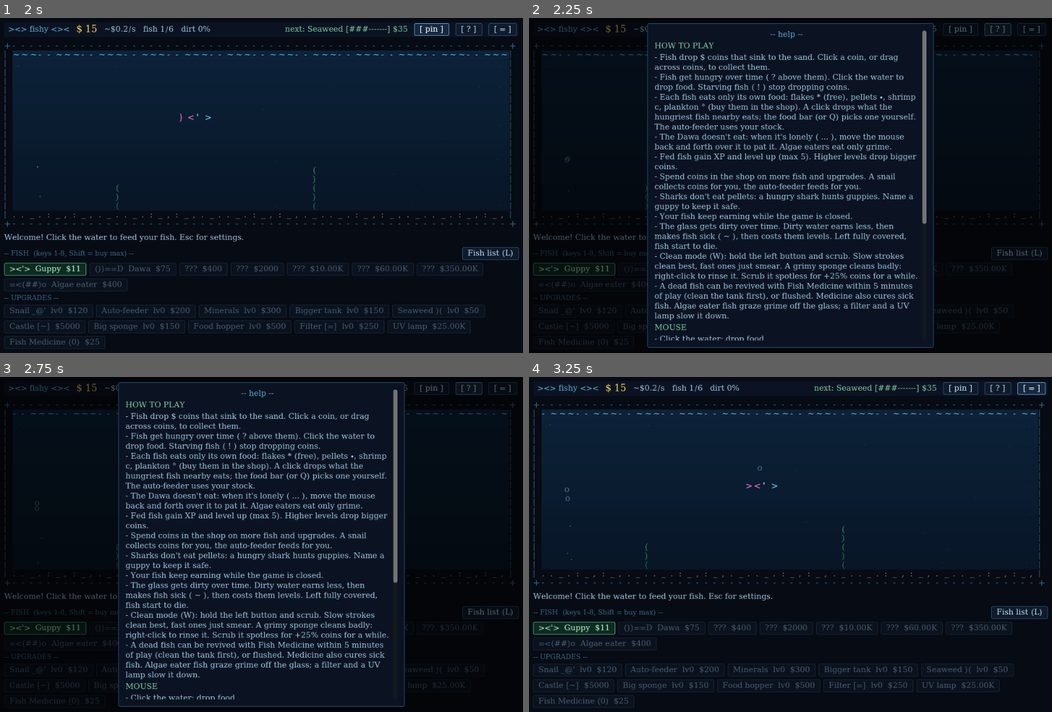
Above: before the commit, frames 1-4 (two rows, left to right).
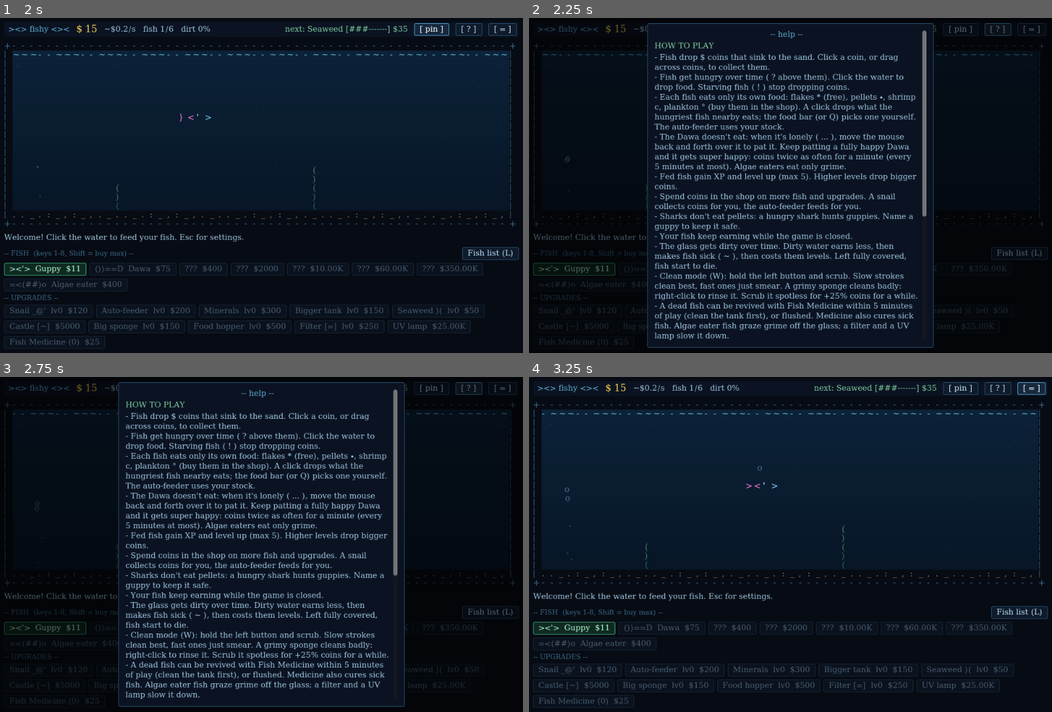
Above: after the commit, the same moments.

Repository: dapss/fishy
Game: Godot game, scene res://main.tscn
Two runs of this game, one before a commit and one after it. Both use one fixed random seed, a clock stepped at 60 frames per second and the inputs below.
Inputs:
- Up to frame 1 (2 s): click "[ pin ]" at 0.5 s; click "[ unpin ]" at 1.25 s
- Up to frame 2 (2.25 s): click "[ ? ]" at 2 s
- Up to frame 3 (2.75 s): no input
- Up to frame 4 (3.25 s): click "[ = ]" at 2.75 s

Frame 1 is identical in both runs. In frame 2, 8.4% of the frame differs, in the area x 24-76%, y 37-97%; in frame 3, 8.4%; in frame 4, nothing differs.

Commit message:
Dawa droops and overloads; algae eaters graze properly
- A lonely Dawa droops in two stages (head curving down), mopes slower
  near the bottom, and hops when patted.
- Happiness overload: six more pats on a fully happy Dawa give a white
  flash, fireworks and 60 s of super happy (coins twice as often,
  rainbow colors, ^-^), with a 5 minute cooldown.
- Algae eaters crawl along nearby grime and are fed by what they
  scrape off, instead of swimming past it and starving. With dirt
  turned off they never go hungry.
- Help, changelog (v0.4.1) and README updated.

Diff:
--- a/scripts/changelog.gd
+++ b/scripts/changelog.gd
@@ -4,6 +4,14 @@
 extends RefCounted
 
 const ENTRIES := [
+	{
+		"version": "0.4.1",
+		"notes": [
+			"A lonely Dawa droops: its head curves down, more the lonelier it gets. A pat perks it up.",
+			"Happiness overload: keep patting a fully happy Dawa and it bursts with joy. Super happy Dawas drop coins twice as often for a minute.",
+			"Algae eaters graze properly: they crawl along a patch of grime eating it, instead of swimming past it and starving. With dirt turned off they never go hungry.",
+		],
+	},
 	{
 		"version": "0.4.0",
 		"notes": [
--- a/scripts/data.gd
+++ b/scripts/data.gd
@@ -58,6 +58,19 @@
 			["C==((}"],
 		],
 		"mask": ["a  aa"],
+		# A lonely Dawa droops: its head curves down, more the lonelier it is.
+		"moods": {
+			"sad": {
+				"frames": [["())=-.", "     D"], ["{))=-.", "     D"]],
+				"left": [[".-=(()", "C"], [".-=((}", "C"]],
+				"mask": ["a  aa"],
+			},
+			"sadder": {
+				"frames": [["())-.", "    \\", "     D"], ["{))-.", "    \\", "     D"]],
+				"left": [[" .-(()", " /", "C"], [" .-((}", " /", "C"]],
+				"mask": ["a  a"],
+			},
+		},
 	},
 	{
 		"name": "Classic", "icon": "><((((o>", "cost": 400, "value": 22, "interval": 8.0, "speed": 3.0,
@@ -225,6 +238,10 @@
 const PAT_STROKE := 2.5
 const PAT_VALUE := 0.15                   # happiness per pat (a meal is 0.5)
 const PATS_PER_XP := 3
+# Happiness overload: keep patting a fully happy Dawa and it bursts with joy.
+const OVERLOAD_PATS := 6                  # extra pats in a row, when already full
+const SUPER_TIME := 60.0                  # super happy: coins twice as often
+const SUPER_COOLDOWN := 300.0             # from one burst to the next
 # Treats, bought and used at once. Priced from your income.
 const GOURMET_TIME := 600.0               # double XP from food and pats
 const GOLDEN_TIME := 300.0                # coins are worth more
--- a/scripts/help_card.gd
+++ b/scripts/help_card.gd
@@ -10,7 +10,7 @@
 		"Fish drop $ coins that sink to the sand. Click a coin, or drag across coins, to collect them.",
 		"Fish get hungry over time ( ? above them). Click the water to drop food. Starving fish ( ! ) stop dropping coins.",
 		"Each fish eats only its own food: flakes * (free), pellets \u2022, shrimp c, plankton \u00b0 (buy them in the shop). A click drops what the hungriest fish nearby eats; the food bar (or Q) picks one yourself. The auto-feeder uses your stock.",
-		"The Dawa doesn't eat: when it's lonely ( ... ), move the mouse back and forth over it to pat it. Algae eaters eat only grime.",
+		"The Dawa doesn't eat: when it's lonely ( ... ), move the mouse back and forth over it to pat it. Keep patting a fully happy Dawa and it gets super happy: coins twice as often for a minute (every 5 minutes at most). Algae eaters eat only grime.",
 		"Fed fish gain XP and level up (max 5). Higher levels drop bigger coins.",
 		"Spend coins in the shop on more fish and upgrades. A snail collects coins for you, the auto-feeder feeds for you.",
 		"Sharks don't eat pellets: a hungry shark hunts guppies. Name a guppy to keep it safe.",
--- a/scripts/main.gd
+++ b/scripts/main.gd
@@ -1751,6 +1751,13 @@
 	elif cf.weak > 0.0:
 		status = "\nStill weak: no coins for %ds." % int(ceil(cf.weak))
 	status += _species_note(cf.species, "\n")
+	if Data.food_of(cf.species) == "pat":
+		if cf.super_time > 0.0:
+			status += "\nSUPER HAPPY! Coins twice as often for %ds." % int(ceil(cf.super_time))
+		elif cf.super_cd > 0.0:
+			status += "\nCan get super happy again in %s." % Data.fmt_time(cf.super_cd)
+		else:
+			status += "\nWhen it's fully happy, keep patting it..."
 	fish_card.update_stats("Level  %s\n%s [%s%s]\nDrops  $%s every %ss%s" % [
 		lv_txt, "Happy " if Data.food_of(cf.species) == "pat" else "Food  ", "#".repeat(bars), "-".repeat(10 - bars), Data.fmt(tank.fish_value(cf)),
 		str(Data.SPECIES[cf.species].interval), status], "Sell for $%s" % Data.fmt(sell_value(cf)),
@@ -2114,7 +2121,7 @@
 		if k == "flakes" or (_save_predates_food and Data.PAID_FOODS.has(k)):
 			fed = 1.0 if upgrades.feeder > 0 else 0.0
 		elif k == "algae":
-			fed = 1.0 if dirt_after >= 0.1 else 0.0
+			fed = 1.0 if dirt_after >= 0.1 or not settings.values.dirt else 0.0
 		elif share.has(k):
 			fed = share[k]
 			if fed < 1.0:
--- a/scripts/tank.gd
+++ b/scripts/tank.gd
@@ -54,6 +54,11 @@
 const C_BONE := Color("d8d2c0")
 const C_CHOMP := Color("ff6b6b")
 const HUNT_AT := 0.5              # sharks hunt once this hungry: about a guppy a minute
+# Algae eaters: how much glass they scrape (cells), how hard, and how much
+# the grime they eat fills them up.
+const GRAZE_RADIUS := Vector2(2.2, 1.2)
+const GRAZE_POWER := 0.6
+const GRAZE_FOOD := 0.06
 const GRIME := [".", ".,", ":;", ";%", "%&", "#&%", "#@&"]
 # Sponge physics. Speeds are in cells per second.
 const SPONGE_POWER := 0.75        # share of the grime one slow pass takes
@@ -89,6 +94,10 @@
 	var weak := 0.0           # just revived: no coins for a while
 	var pat_dist := 0.0       # Dawa: how far the mouse has stroked it since the last pat
 	var pats := 0
+	var overload := 0         # pats in a row while already fully happy
+	var last_pat := -99.0
+	var super_time := 0.0     # super happy: coins twice as often
+	var super_cd := 0.0       # until it can get super happy again
 
 
 var font: Font
@@ -107,6 +116,9 @@
 var gourmet_time := 0.0   # treat: double XP
 var golden_time := 0.0    # treat: coins worth more
 var _out_warned := {}     # kind -> time of the last "sold out" warning
+var sparks: Array = []    # fireworks: {pos, vel, life, glyph, color}
+var flashes: Array = []   # {pos (cells), life}
+var _mood_sprites := {}   # species -> mood -> sprite (the droopy Dawa)
 var coins: Array = []     # {pos, value, landed, life}
 var bubbles: Array = []   # {pos, speed, seed}
 var popups: Array = []    # {text, pos, life, color}
@@ -161,6 +173,11 @@
 	mouse_filter = Control.MOUSE_FILTER_STOP
 	for i in Data.SPECIES.size():
 		_sprites[i] = _build_sprite(Data.SPECIES[i])
+		var moods: Dictionary = Data.SPECIES[i].get("moods", {})
+		if not moods.is_empty():
+			_mood_sprites[i] = {}
+			for m in moods:
+				_mood_sprites[i][m] = _build_sprite(moods[m])
 	for i in 18:
 		motes.append({
 			"pos": Vector2(randf() * cols, randf() * rows),
@@ -327,6 +344,8 @@
 	foods.clear()
 	coins.clear()
 	popups.clear()
+	sparks.clear()
+	flashes.clear()
 	snails.clear()
 	hovered = null
 
@@ -356,7 +375,7 @@
 	var r := 0.0
 	for f in fishes:
 		if f.hunger < 1.0 and not f.dead and f.weak <= 0.0:
-			r += fish_value(f) / float(Data.SPECIES[f.species].interval)
+			r += fish_value(f) / coin_interval(f)
 	return r
 
 
@@ -551,6 +570,11 @@
 		f.hunger = min(1.0, f.hunger + dt / Data.HUNGER_TIME)
 		f.weak = maxf(0.0, f.weak - dt)
 		var spd := f.speed * (0.5 if f.sick else 1.0)
+		f.super_time = maxf(0.0, f.super_time - dt)
+		f.super_cd = maxf(0.0, f.super_cd - dt)
+		var mope := mood(f)
+		if mope != "":
+			spd *= 0.45 if mope == "sadder" else 0.65   # mopes around near the bottom
 		var chasing := false
 		var center := f.pos + Vector2(f.w, f.h) * 0.5
 		var hunter := is_hunter(f)
@@ -573,11 +597,18 @@
 					spd *= 1.5
 					chasing = true
 					break
-		elif _is_cleaner(f) and dirt_enabled:
-			# Grime is food too: grazing on it keeps an algae eater fed.
-			if dirt_at(center) > 0.15:
+		elif _is_cleaner(f):
+			if not dirt_enabled:
+				# No grime with dirt turned off: there's always some algae about.
 				f.hunger = maxf(0.0, f.hunger - dt * 2.0 / Data.HUNGER_TIME)
-			dirt.nibble(_glass_uv(center), Vector2(2.2 / cols, 1.2 / maxf(1.0, sand_row())), (0.25 if f.sick else 0.5) * dt)
+			else:
+				# Grime is its food: what it scrapes off the glass feeds it.
+				var got := dirt.wipe(_glass_uv(center), _glass_uv(center), GRAZE_RADIUS / Vector2(cols, maxf(1.0, sand_row())),
+					GRAZE_POWER * (0.5 if f.sick else 1.0) * dt, 0.0)
+				f.hunger = maxf(0.0, f.hunger - minf(got * GRAZE_FOOD, dt * 3.0 / Data.HUNGER_TIME))
+				# Crawl slowly over grime, swim normally between patches.
+				if dirt_at(center) > 0.12:
+					spd *= 0.35
 
 		# Hungry fish chase the nearest food of their own kind.
 		var my_food := drop_food_of(f)
@@ -605,7 +636,9 @@
 			f.next_blink = randf_range(2.5, 7.0)
 		if not chasing and (f.pos.distance_to(f.target) < 0.5 or f.wander_timer <= 0.0):
 			f.target = _graze_spot(f) if _is_cleaner(f) else _random_spot(f)
-			f.wander_timer = randf_range(3.0, 9.0)
+			if mope != "":
+				f.target.y = randf_range(floor_y() - 5.0, floor_y() - 3.0)
+			f.wander_timer = randf_range(1.5, 3.0) if _is_cleaner(f) else randf_range(3.0, 9.0)
 
 		var dir := f.target - f.pos
 		var dist := dir.length()
@@ -636,7 +669,7 @@
 		# Drop coins while not starving (and not still weak from being revived).
 		if f.hunger < 1.0 and f.weak <= 0.0:
 			f.coin_timer += dt
-			if f.coin_timer >= float(sp.interval):
+			if f.coin_timer >= coin_interval(f):
 				f.coin_timer = 0.0
 				coins.append({
 					"pos": f.pos + Vector2(f.w * 0.5, f.h * 0.5),
@@ -668,6 +701,23 @@
 		f.facing = 1 if dir.x > 0 else -1
 
 
+# Seconds between coins; a super happy Dawa drops them twice as often.
+static func coin_interval(f) -> float:
+	var i := float(Data.SPECIES[f.species].interval)
+	return i * 0.5 if f.super_time > 0.0 else i
+
+
+# "" (fine), "sad" or "sadder": how much a lonely Dawa droops.
+static func mood(f) -> String:
+	if f.dead or Data.food_of(f.species) != "pat" or f.super_time > 0.0:
+		return ""
+	if f.hunger >= 1.0:
+		return "sadder"
+	if f.hunger > 0.7:
+		return "sad"
+	return ""
+
+
 static func is_hunter(f) -> bool:
 	return Data.SPECIES[f.species].has("prey")
 
@@ -710,14 +760,26 @@
 
 
 # Algae eaters head for the dirtiest of a few random spots on the glass.
+# Algae eaters work their way along a patch: the dirtiest spot close by,
+# or, when everything near is clean, the dirtiest of a few spots anywhere.
 func _graze_spot(f: Fish) -> Vector2:
 	if not dirt_enabled or dirt.level < 0.01:
 		return _random_spot(f)
-	var best := _random_spot(f)
+	var half := Vector2(f.w, f.h) * 0.5
+	var here := f.pos + half
+	var best := f.pos
 	var best_d := -1.0
-	for k in 6:
+	for k in 10:
+		var p := _clamp_fish(f, here + Vector2(randf_range(-7.0, 7.0), randf_range(-3.5, 3.5)) - half)
+		var dd := dirt_at(p + half)
+		if dd > best_d:
+			best_d = dd
+			best = p
+	if best_d >= 0.12:
+		return best
+	for k in 14:
 		var p := _random_spot(f)
-		var dd := dirt_at(p + Vector2(f.w, f.h) * 0.5)
+		var dd := dirt_at(p + half)
 		if dd > best_d:
 			best_d = dd
 			best = p
@@ -744,12 +806,47 @@
 
 # The Dawa doesn't eat: a pat cheers it up, and every few pats teach it.
 func pat(f: Fish) -> void:
+	var was_full := f.hunger <= 0.0
+	if mood(f) != "":
+		f.pos.y = maxf(2.0, f.pos.y - 0.8)       # perks up with a little hop
 	f.hunger = maxf(0.0, f.hunger - Data.PAT_VALUE)
 	f.pats += 1
-	_popup("<3", f.pos + Vector2(f.w * 0.5, -0.6), Color("ff8fc8"))
+	if time - f.last_pat > 3.0:
+		f.overload = 0                          # the patting has to keep going
+	f.last_pat = time
+	var heart := "<3"
+	if was_full:
+		if f.super_time <= 0.0 and f.super_cd <= 0.0:
+			f.overload += 1
+			if f.overload >= Data.OVERLOAD_PATS:
+				_super_happy(f)
+				return
+		heart = "<3<3"                          # can't get any happier right now
+	else:
+		f.overload = 0
+	_popup(heart, f.pos + Vector2(f.w * 0.5, -0.6), Color("ff8fc8"))
 	sfx.emit("pat", 0.8)
 	if f.pats % Data.PATS_PER_XP == 0:
 		_gain_xp(f)
+
+
+# Happiness overload: a white flash, fireworks, and coins twice as often.
+func _super_happy(f: Fish) -> void:
+	f.overload = 0
+	f.super_time = Data.SUPER_TIME
+	f.super_cd = Data.SUPER_COOLDOWN
+	var c := f.pos + Vector2(f.w * 0.5, f.h * 0.5)
+	flashes.append({"pos": c, "life": 0.5})
+	var colors := [Color("ff8fc8"), Color("ffe066"), Color("ffffff"), Color("9ff0d0"), Color("b79ce0")]
+	for k in 26:
+		var a := randf() * TAU
+		var sp := randf_range(5.0, 13.0)
+		sparks.append({"pos": c, "vel": Vector2(cos(a) * sp, sin(a) * sp * 0.55), "life": randf_range(0.7, 1.4),
+			"glyph": "*+.',"[randi() % 5], "color": colors[randi() % colors.size()]})
+	var p := _popup("SUPER HAPPY!", c + Vector2(0, -1.5), Color("fff3a0"))
+	p.life = 2.2
+	sfx.emit("sparkle", 1.0)
+	_gain_xp(f)
 
 
 func _gain_xp(f: Fish) -> void:
@@ -910,6 +1007,18 @@
 
 
 func _update_misc(dt: float) -> void:
+	for i in range(sparks.size() - 1, -1, -1):
+		var s: Dictionary = sparks[i]
+		s.life -= dt
+		s.vel *= pow(0.25, dt)                  # air... water resistance
+		s.vel.y += 5.0 * dt                     # then they drift down
+		s.pos += s.vel * dt
+		if s.life <= 0.0:
+			sparks.remove_at(i)
+	for i in range(flashes.size() - 1, -1, -1):
+		flashes[i].life -= dt
+		if flashes[i].life <= 0.0:
+			flashes.remove_at(i)
 	for i in range(popups.size() - 1, -1, -1):
 		var p: Dictionary = popups[i]
 		p.life -= dt
@@ -1381,6 +1490,16 @@
 
 # Above the grime.
 func _draw_overlay() -> void:
+	for fl in flashes:
+		var k: float = fl.life / 0.5
+		var c: Vector2 = origin + (fl.pos as Vector2) * cell
+		var r := cell.y * (2.0 + 4.0 * (1.0 - k))
+		_ci.draw_circle(c, r, Color(1, 1, 1, 0.18 * k))
+		_ci.draw_circle(c, r * 0.55, Color(1, 1, 1, 0.45 * k))
+	for s in sparks:
+		var col: Color = s.color
+		col.a = clampf(s.life / 0.5, 0.0, 1.0)
+		_put(s.pos.x, s.pos.y, s.glyph, col)
 	# Algae eaters cling to the glass, in front of the grime they graze.
 	for f: Fish in fishes:
 		if not f.dead and _is_cleaner(f):
@@ -1489,6 +1608,9 @@
 func _draw_fish(f: Fish) -> void:
 	var sp: Dictionary = Data.SPECIES[f.species]
 	var spr_data: Dictionary = _sprites[f.species]
+	var mope := mood(f)
+	if mope != "" and _mood_sprites.has(f.species):
+		spr_data = _mood_sprites[f.species][mope]
 	var frames: Array = spr_data.r if f.facing > 0 else spr_data.l
 	var spr: Array = frames[int(f.anim) % frames.size()]
 	var mask: Array = spr_data.mr if f.facing > 0 else spr_data.ml
@@ -1498,6 +1620,11 @@
 
 	var body: Color = sp.color
 	var accent: Color = sp.get("accent", body)
+	if f.super_time > 0.0:
+		# Super happy: colors slowly cycle through the rainbow.
+		var hue := fmod(time * 0.35 + f.phase, 1.0)
+		body = Color.from_hsv(hue, 0.45, 1.0)
+		accent = Color.from_hsv(fmod(hue + 0.12, 1.0), 0.65, 1.0)
 	var eye := Color("ffffff")
 	var dim := 0.0
 	if f.hunger >= 1.0:
@@ -1518,6 +1645,8 @@
 		palette[key] = c
 
 	var bob := sin(time * 2.0 + f.phase) * 0.12
+	if f.super_time > 0.0:
+		bob -= absf(sin(time * 5.0 + f.phase)) * 0.45   # happy little hops
 	var blinking := f.blink > 0.0 or f.hunger >= 1.0
 
 	if f == hovered:
@@ -1551,7 +1680,10 @@
 	# Hunger / starving marker above the head.
 	var head_x := f.pos.x + (f.w - 1 if f.facing > 0 else 0)
 	var lonely := Data.food_of(f.species) == "pat"
-	if lonely and f.hunger > 0.7 and not f.sick:
+	if f.super_time > 0.0:
+		var hx := clampf(head_x - (2 if f.facing > 0 else 0), 1.0, cols - 4.0)
+		_put(hx, f.pos.y - 1 + bob, "^-^", Color("fff3a0"))
+	elif lonely and f.hunger > 0.7 and not f.sick:
 		# A lonely Dawa sulks: ... then :( when it stops making coins.
 		var mark := ":(" if f.hunger >= 1.0 else "..."
 		var mx := clampf(head_x - (mark.length() - 1 if f.facing > 0 else 0), 1.0, cols - 1.0 - mark.length())
